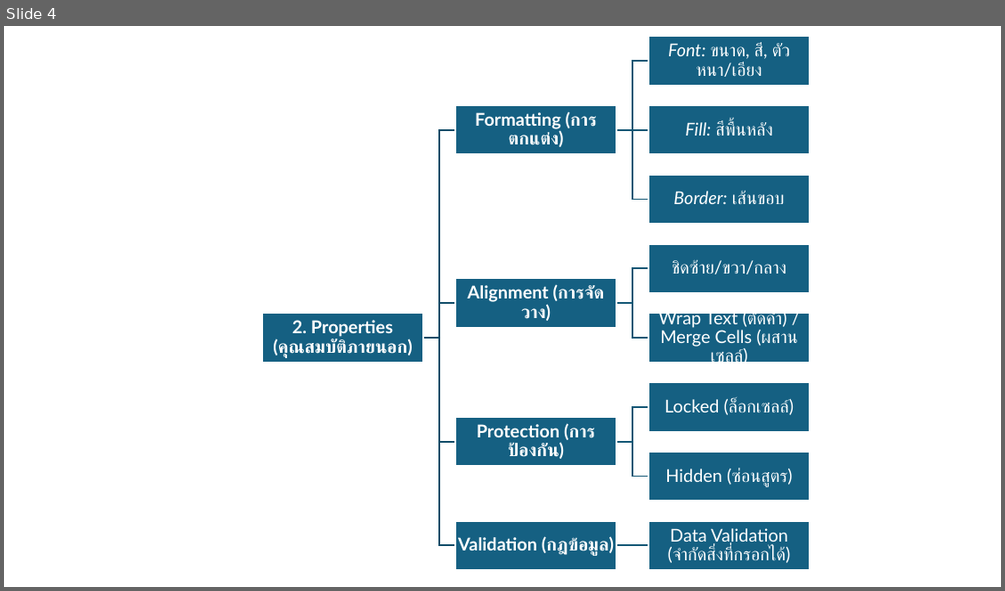
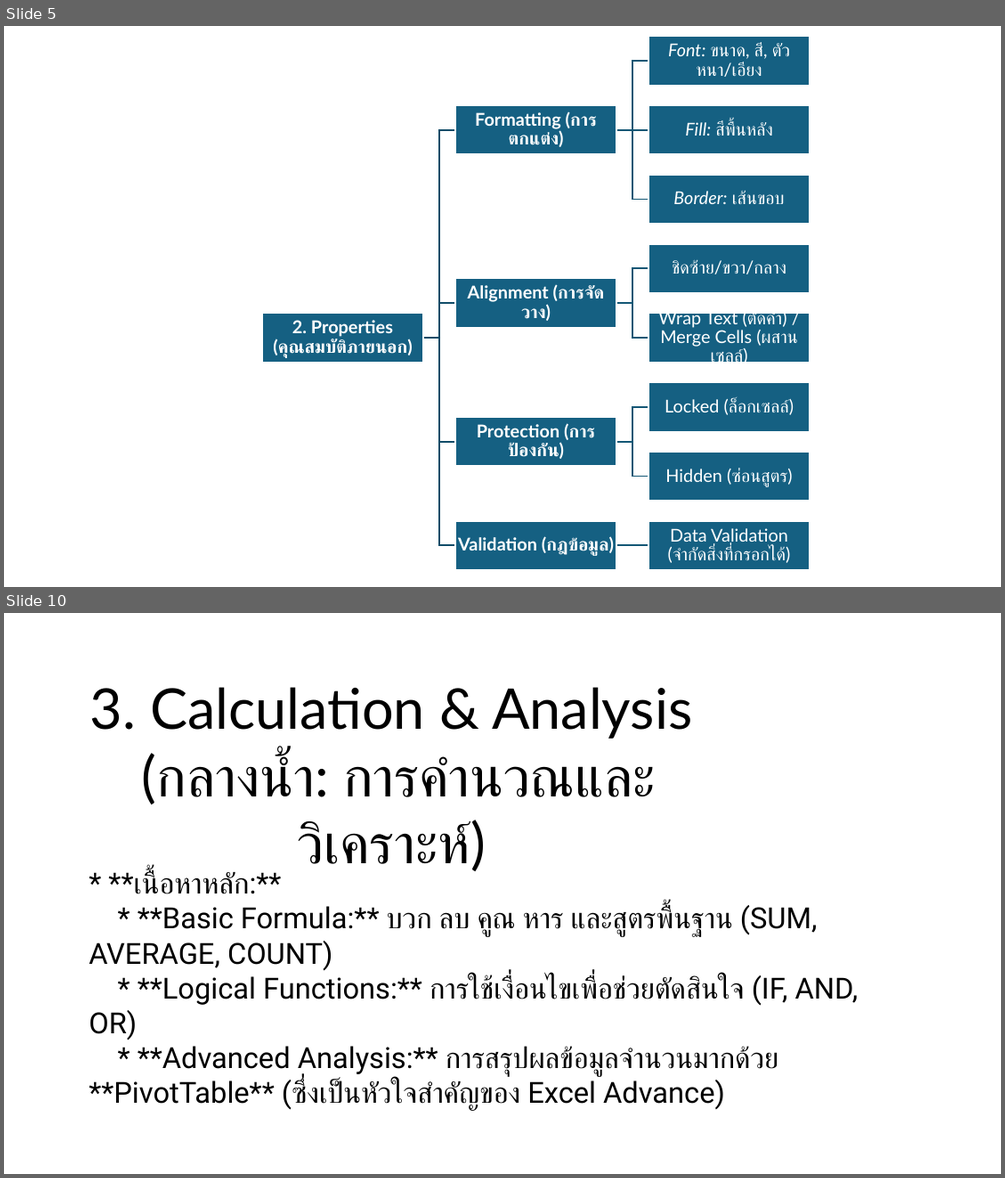
Before and after one commit to Tepakornk/excel-course, a slide deck: Excelppt.pptx. Shown one above the other, each under a label of ours: slide 4 before the commit, slides 5 and 10 after it; the slides between them are not shown. The pictures are 1005x591 and 1005x1178 pixels, drawn with LibreOffice and Linux fonts; fonts in the diff are those of the drawing. Boxes give left, top, right and bottom in pixels: in the first picture for what was removed or moved away, otherwise in the second. Text is boxed around its words. In the diff, an @@ line names an element or a change of style, - is before the commit and + after.

```diff
--- a/Excelppt.pptx
+++ b/Excelppt.pptx
@@ slide 10 added at box(4, 613, 1001, 1174), background #FFFFFF @@
@@ text added at box(90, 687, 692, 871), 54 pt, text #000000 @@
+3. Calculation & Analysis
+(กลางน้ำ: การคำนวณและวิเคราะห์)
@@ text added at box(89, 867, 858, 1111), 28 pt, text #000000 @@
+* **เนื้อหาหลัก:**
+* **Basic Formula:** บวก ลบ คูณ หาร และสูตรพื้นฐาน (SUM, AVERAGE, COUNT)
+* **Logical Functions:** การใช้เงื่อนไขเพื่อช่วยตัดสินใจ (IF, AND, OR)
+* **Advanced Analysis:** การสรุปผลข้อมูลจำนวนมากด้วย **PivotTable** (ซึ่งเป็นหัวใจสำคัญของ Excel Advance)
@@ what was slide 4 is now slide 5 @@
```
Also in this commit, not shown: 9 other slides added, 5 other files.
